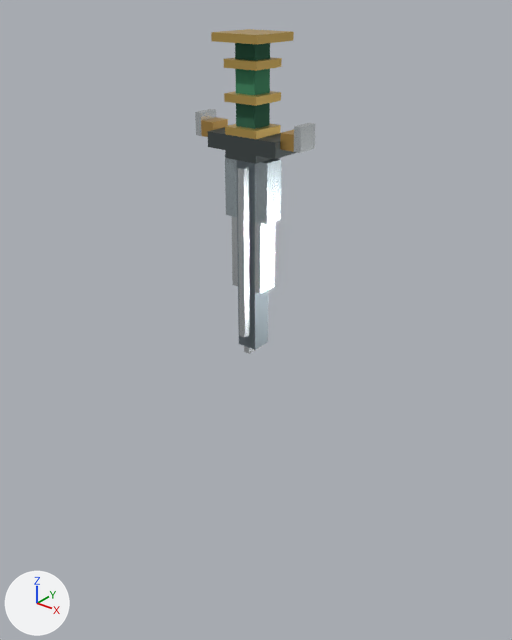
One commit to the glTF model assets/meshes/weapons/weapons_voxel_sword.glb: the scene before it, then after it.
Both versions are drawn from a 50 mm lens placed at (1.8, -2.23, 0.56), pointed at (-0.06, 0.1, -0.88). Lighting does not change. The marker at lower left points along +X, +Y and +Z. The older version comes first. Where no turn or scale is listed for an object, it has been applied to the vertices. Vertices at exactly the same position are counted once.

Objects in the first picture: 'a_blade_spine_core', 'blade_forte_edge_left', 'blade_forte_edge_right', 'blade_mid_edge_left', 'blade_mid_edge_right', 'blade_ridge_back', 'blade_tip', 'grip_middle', 'grip_upper', 'guard_center', 'guard_outer_right', 'guard_tip_left', 'guard_tip_right', 'pommel_cap' and 7 more.
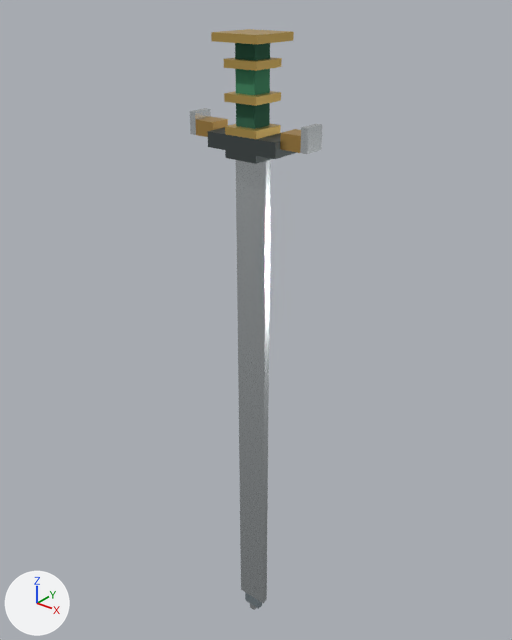
Where the newer file only moved an object's origin or applied its transform, the numbers keep the older frame.

Diff of the bpy script that builds the scene:
```diff
--- a/assets/meshes/weapons/weapons_voxel_sword.glb.py
+++ b/assets/meshes/weapons/weapons_voxel_sword.glb.py
@@ mat_sword_steel_edge @@
 n0 = _N.new('ShaderNodeBsdfPrincipled'); n0.name = 'Principled BSDF'
-n0.inputs[1].default_value = 0.88  # 'Metallic'
-n0.inputs[2].default_value = 0.27  # 'Roughness'
+n0.inputs[1].default_value = 0.84  # 'Metallic'
+n0.inputs[2].default_value = 0.3  # 'Roughness'
 n1 = _N.new('ShaderNodeOutputMaterial'); n1.name = 'Material Output'
@@ mat_sword_steel_edge @@
 n2 = _N.new('ShaderNodeMix'); n2.name = 'Mix'
 n2.inputs[0].default_value = 1.0  # 'Factor'
-n2.inputs[7].default_value = (0.56, 0.65, 0.69, 1.0)  # 'B', light grey #c5d3d8
+n2.inputs[7].default_value = (0.47, 0.56, 0.61, 1.0)  # 'B', pale blue #b6c5cd
 n3 = _N.new('ShaderNodeVertexColor'); n3.name = 'Color Attribute'
@@ me_立方体_012 @@
-me_立方体_012.from_pydata(...)  # 8 vertices, 12 faces; spans x -0.0312..0.0312, y -0.0469..0.0469, z -0.0312..0.0312
+me_立方体_012.from_pydata(...)  # 8 vertices, 12 faces; spans x -0.0312..0.0625, y -0.0469..0.0469, z -0.0312..0.0312
+# me_立方体_012 part 1: the whole mesh is scaled about its middle by (1.5, 1, 1), then moved by (0.0156, 0.0, 0.0)
 me_立方体_012.materials.append(mat_sword_old_brass)
@@ ob_a_blade_spine_core @@
-ob_a_blade_spine_core = bpy.data.objects.new('a_blade_spine_core', me_立方体)
@@ ob_blade_forte_edge_left @@
-ob_blade_forte_edge_left = bpy.data.objects.new('blade_forte_edge_left', me_立方体_001)
@@ ob_blade_forte_edge_right @@
-ob_blade_forte_edge_right = bpy.data.objects.new('blade_forte_edge_right', me_立方体_002)
@@ ob_blade_mid_edge_left @@
-ob_blade_mid_edge_left = bpy.data.objects.new('blade_mid_edge_left', me_立方体_003)
@@ ob_blade_mid_edge_right @@
-ob_blade_mid_edge_right = bpy.data.objects.new('blade_mid_edge_right', me_立方体_004)
@@ ob_blade_ridge_back @@
-ob_blade_ridge_back = bpy.data.objects.new('blade_ridge_back', me_立方体_007)
@@ ob_blade_tip @@
-ob_blade_tip = bpy.data.objects.new('blade_tip', me_立方体_005)
@@ ob_guard_tip_left @@
 ob_guard_tip_left = bpy.data.objects.new('guard_tip_left', me_立方体_013)
-ob_guard_tip_left.location = (-0.25, 0.0, 0.016)
+ob_guard_tip_left.location = (-0.281, 0.0, 0.016)
@@ ob_guard_tip_right @@
 ob_guard_tip_right = bpy.data.objects.new('guard_tip_right', me_立方体_014)
-ob_guard_tip_right.location = (0.25, 0.0, 0.016)
+ob_guard_tip_right.location = (0.281, 0.0, 0.016)
@@ ob_blade_taper @@
+ob_blade_taper = bpy.data.objects.new('blade_taper', me_立方体_001_1)  # a box spanning x -0.0469..0.0469, y -0.0156..0.0156, z -0.0312..0.0312
+ob_blade_taper.location = (0.0, 0.0, -2.531)
@@ ob_blade_point @@
+ob_blade_point = bpy.data.objects.new('blade_point', me_立方体_002_1)  # a box spanning x -0.0156..0.0156, y -0.0156..0.0156, z -0.0156..0.0156
+ob_blade_point.location = (0.0, 0.0, -2.578)
@@ ob_blade_body @@
+ob_blade_body = bpy.data.objects.new('blade_body', me_立方体_1)  # a box spanning x -0.08..0.08, y -0.02..0.02, z -1.2..1.2
+ob_blade_body.location = (0.0, 0.0, -1.297)
```

Location of each change, (x1, y1, x2, y2) in pixels of the pictures (512 x 640 px):
'blade_body', added: after (236, 159, 271, 603)
'a_blade_spine_core', deleted: before (237, 160, 268, 350)
'blade_ridge_back', deleted: before (238, 167, 249, 338)
'blade_forte_edge_right', deleted: before (255, 159, 282, 225)
'blade_mid_edge_right', deleted: before (255, 222, 275, 294)
'guard_tip_right', moved: before (294, 123, 315, 153); after (300, 124, 322, 154)
'blade_forte_edge_left', deleted: before (225, 157, 237, 217)
'guard_tip_left', moved: before (195, 109, 216, 136); after (190, 108, 211, 135)
'guard_outer_right', moved, rescaled: before (280, 130, 294, 152); after (280, 129, 301, 153)
'blade_mid_edge_left', deleted: before (232, 216, 238, 286)
'blade_taper', added: after (245, 592, 262, 609)
'blade_tip', deleted: before (244, 346, 262, 354)
'blade_point', added: after (250, 604, 257, 610)
